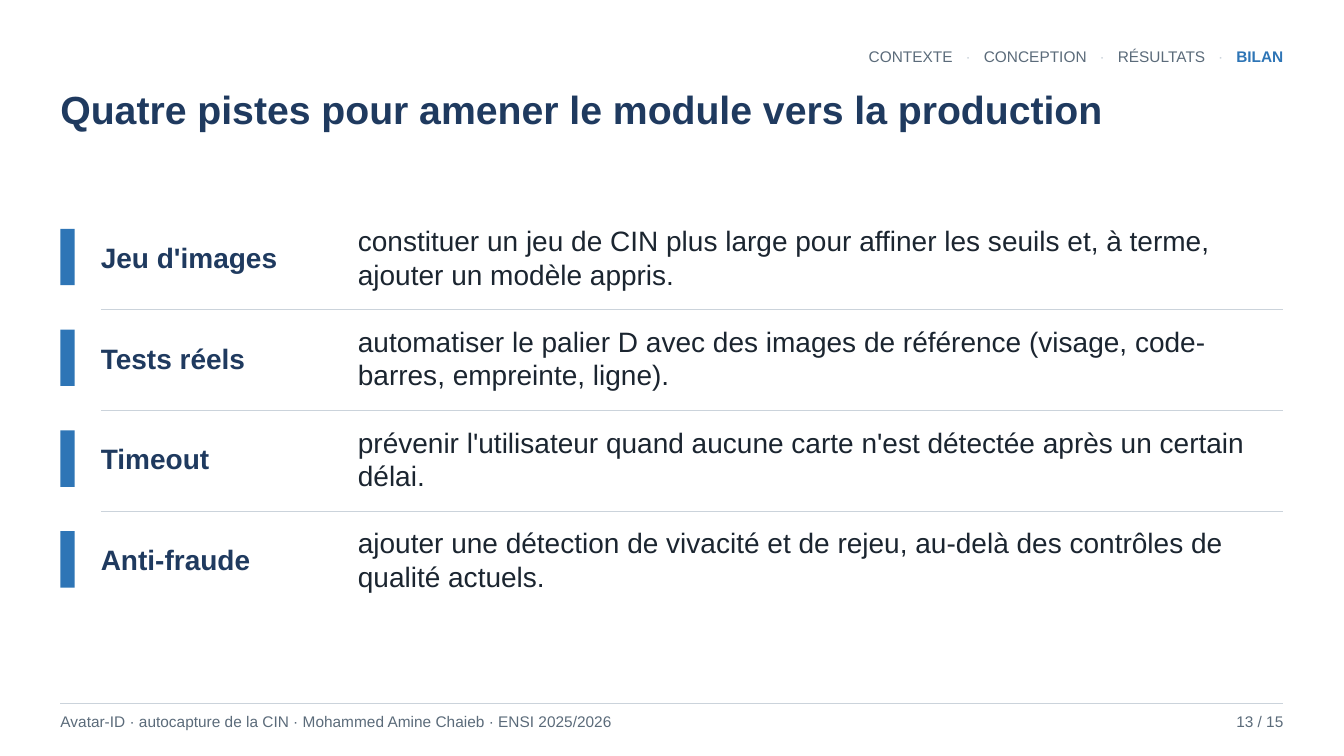
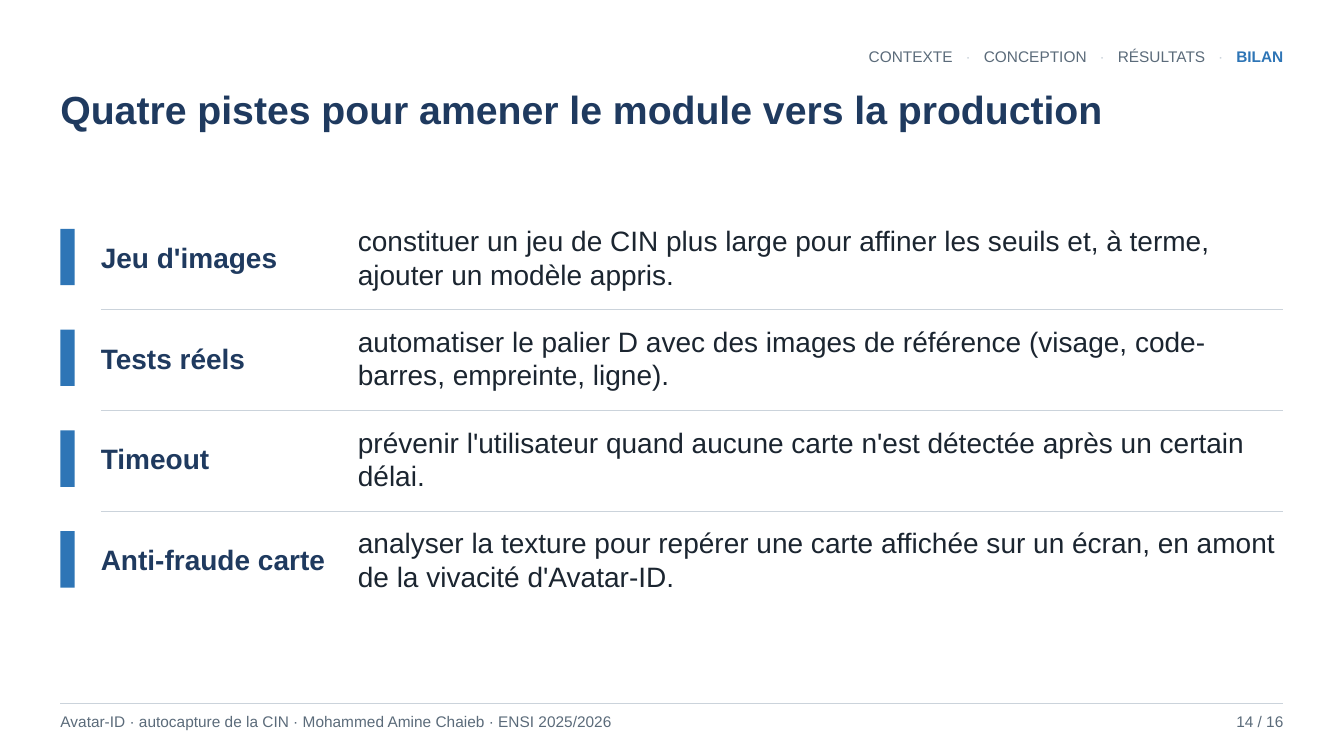
Before and after one commit to mohammedaminechaieb/detection_cin, a slide deck: slide 14 of Soutenance_Stage_ENSI_Final.pptx (slide 13 before the commit). Drawn at 1344x756 pixels with LibreOffice and Linux fonts; fonts in the diff are those of the drawing. Boxes give left, top, right and bottom in pixels: in the first picture for what was removed or moved away, otherwise in the second. Text is boxed around its words. In the diff, an @@ line names an element or a change of style, - is before the commit and + after.

```diff
--- a/Soutenance_Stage_ENSI_Final.pptx
+++ b/Soutenance_Stage_ENSI_Final.pptx
@@ text at <box>358,532,1275,588</box>: text changed @@
-ajouter une détection de vivacité et de rejeu, au-delà des contrôles de qualité actuels.
+analyser la texture pour repérer une carte affichée sur un écran, en amont de la vivacité d'Avatar-ID.
@@ text at <box>101,549,325,571</box>: text changed @@
-Anti-fraude
+Anti-fraude carte
@@ text at <box>1236,716,1283,727</box>: text changed @@
-13 / 15
+14 / 16
```
Also in this commit, not shown: 14 other slides changed, 1 slide added, 3 other files.
